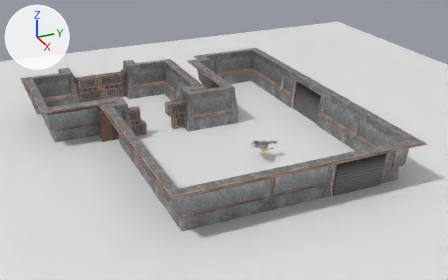
Renders of the Blender file assets_src/Level1.blend from each side of a commit.
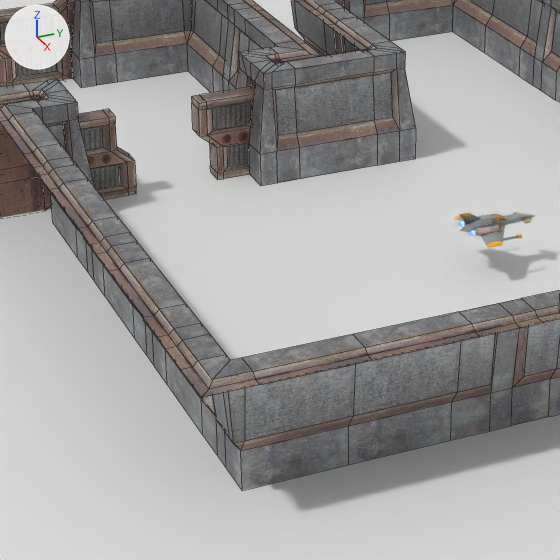
Old and new are each drawn whole from a 50 mm camera at (18.05, -8.66, 8.93) aimed at (0.37, -0.71, 0.09) and again close up on the part from 23% to 64% of the width and 25% to 91% of the height. The lights are fixed; the arrows at upper left show +X, +Y and +Z. The close-ups show mesh edges as thin lines.

The older version as bpy lines, for what is in view:
```python
ob_basicwall1bracing = bpy.data.objects.new('BasicWall1Bracing', None)
ob_basicwall1bracing.location = (-2.0, 3.0, 0.0)
ob_basicwall1bracing.show_instancer_for_render = False
ob_basicwall1bracing.instance_type = 'COLLECTION'
ob_basicwall1bracing.instance_collection = col_basicwall1bracing
ob_basicwall1bracing_008 = bpy.data.objects.new('BasicWall1Bracing.008', None)
ob_basicwall1bracing_008.location = (0.0, -4.0, 0.0)
ob_basicwall1bracing_008.rotation_euler = (0.0, 0.0, -3.142)  # degrees (0, 0, -180)
ob_basicwall1bracing_008.show_instancer_for_render = False
ob_basicwall1bracing_008.instance_type = 'COLLECTION'
ob_basicwall1bracing_008.instance_collection = col_basicwall1bracing
ob_basicwall1door1 = bpy.data.objects.new('BasicWall1Door1', None)
ob_basicwall1door1.location = (-5.5, -2.0, 0.0)
ob_basicwall1door1.show_instancer_for_render = False
ob_basicwall1door1.instance_type = 'COLLECTION'
ob_basicwall1door1.instance_collection = col_basicwall1door1
# also in view: 'BasicWall1Plain.005' at (-3.5, 3.25, 0.68); 'BasicWall1Plain.023' at (-1.25, -0.5, 0.68); 'BasicWall1DoorFrameLarge' at (-5.5, -2.25, 0.68); 'BasicWall1Plain.025' at (-4.5, -0.75, 0.68); 'BasicWall1Plain.022' at (-4.0, 0.25, 0.68)
```
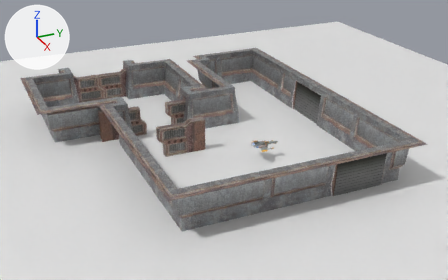
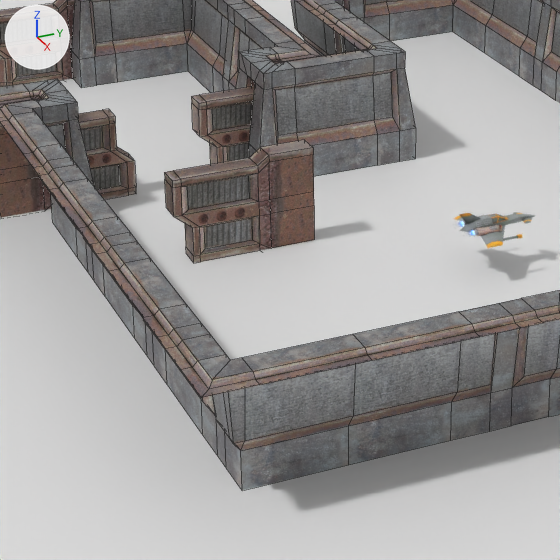
What differs and where, as boxes [x1, y1, x2, y2] in the close-ups (560 x 560 px):
'BasicWall1Door1.002', added: after [164, 140, 314, 263]

The edits, one by one:
Object 'BasicWall1Door1.002' (ob_basicwall1door1_002) is new.
Its location is (0.5, -1.5, 0.0).
Its show instancer for render is False.
Its instance type is 'COLLECTION'.
Its instance collection is col_basicwall1door1.
